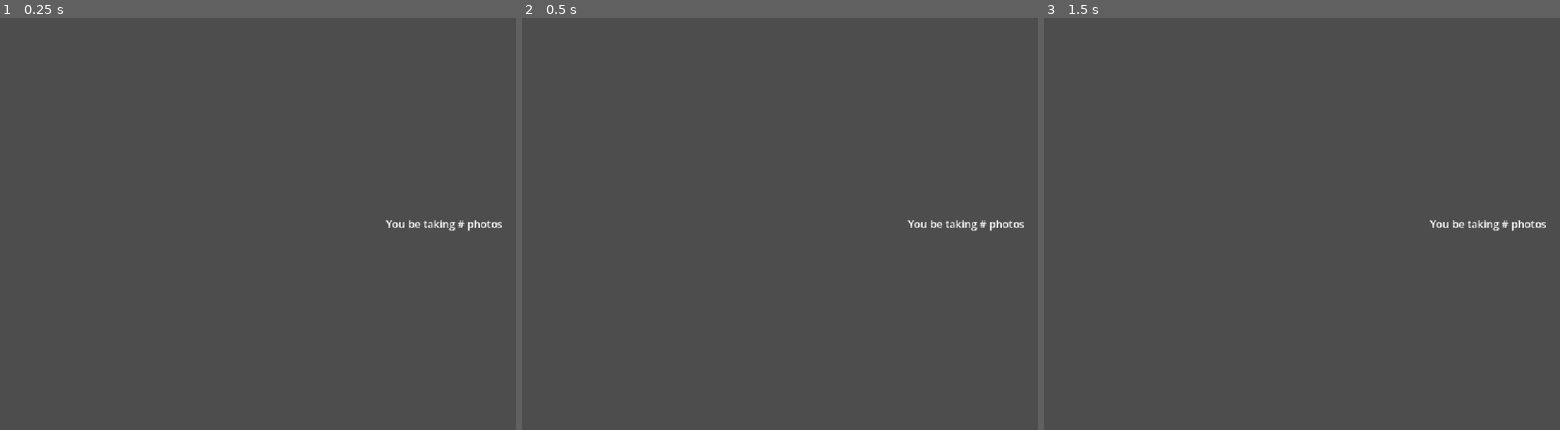
Above: before the commit, frames 1-3 (left to right).
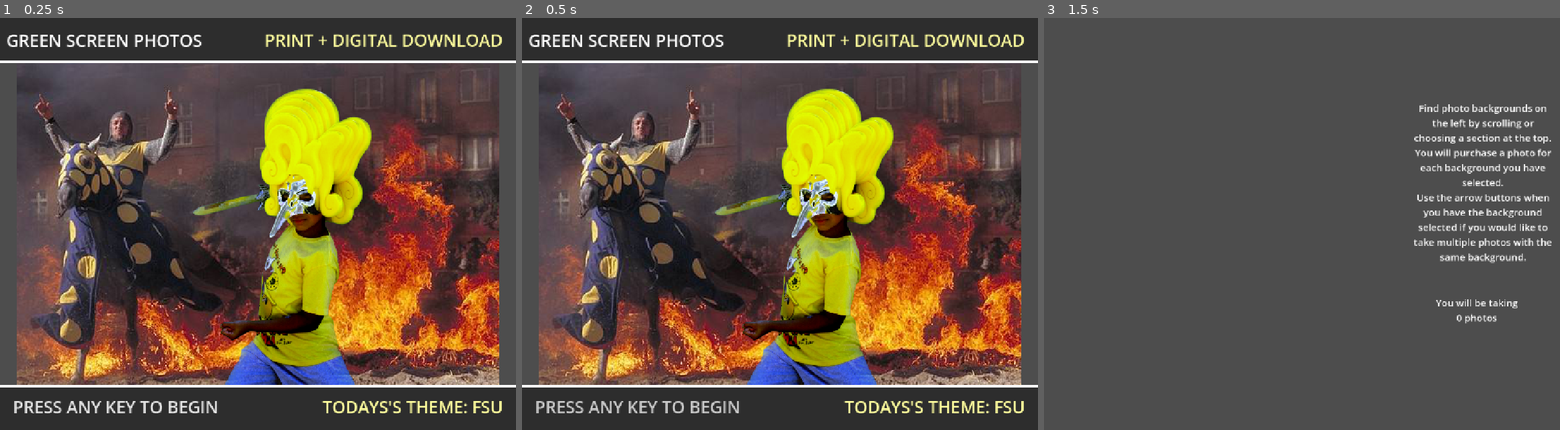
Above: after the commit, the same moments.

Repository: shaneriob-bit/kiosk-client
Game: Godot game, scene res://_scenes/main.tscn
Same seed, same stepped clock (60 frames per second), same inputs: the game is played once before the commit and once after it.
Inputs:
- Up to frame 1 (0.25 s): no input
- Up to frame 2 (0.5 s): no input
- Up to frame 3 (1.5 s): tap Enter at 0.5 s; tap Space at 1.25 s

The runs differ from the first frame. In frame 1, 74% of the frame differs, in the area x 0-100%, y 0-100%; in frame 2, 74%; in frame 3, 2.6%.

Commit message:
background info

Diff:
--- a/_scenes/main.tscn
+++ b/_scenes/main.tscn
@@ -5,19 +5,15 @@
 [ext_resource type="Script" uid="uid://2oa8muujgfit" path="res://_scripts/image_scroller.gd" id="1_x6rnu"]
 [ext_resource type="Texture2D" uid="uid://ckql0oco1bm7r" path="res://p17.png" id="2_3q5j6"]
 [ext_resource type="PackedScene" uid="uid://d3tonfewmlbtx" path="res://_scenes/order_screen.tscn" id="4_lavtb"]
-[ext_resource type="Script" uid="uid://ctbv8h2747qo4" path="res://_scripts/order_screen.gd" id="6_ce27d"]
 
 [node name="Main" type="Node2D" unique_id=1640866435]
 
 [node name="HomeScreen" type="Node2D" parent="." unique_id=787528761 groups=["GroupListener"]]
-visible = false
 script = ExtResource("1_6bnj4")
 
 [node name="HomeUILayer" type="CanvasLayer" parent="HomeScreen" unique_id=1790018359]
-visible = false
 
 [node name="HomeUI" parent="HomeScreen/HomeUILayer" unique_id=2144548917 instance=ExtResource("1_3q5j6")]
-visible = false
 
 [node name="ImageScroller" type="Node2D" parent="HomeScreen" unique_id=1031963934]
 script = ExtResource("1_x6rnu")
@@ -27,8 +23,8 @@
 texture = ExtResource("2_3q5j6")
 
 [node name="OrderScreenLayer" type="CanvasLayer" parent="." unique_id=478058512]
+visible = false
 
 [node name="OrderScreen" parent="OrderScreenLayer" unique_id=1574650878 groups=["GroupListener"] instance=ExtResource("4_lavtb")]
 size_flags_horizontal = 4
 size_flags_vertical = 4
-script = ExtResource("6_ce27d")
--- a/_scenes/order_screen.tscn
+++ b/_scenes/order_screen.tscn
@@ -1,5 +1,6 @@
 [gd_scene format=3 uid="uid://d3tonfewmlbtx"]
 
+[ext_resource type="Script" uid="uid://ctbv8h2747qo4" path="res://_scripts/order_screen.gd" id="1_6xnw5"]
 [ext_resource type="Script" uid="uid://dw6tc6k2spww6" path="res://_scripts/background_selection.gd" id="1_cjxwk"]
 [ext_resource type="Script" uid="uid://3dryyos2k6uf" path="res://_scripts/tab_bar.gd" id="1_s2mde"]
 
@@ -12,23 +13,50 @@
 grow_vertical = 2
 size_flags_horizontal = 3
 size_flags_vertical = 3
+script = ExtResource("1_6xnw5")
 
-[node name="Label" type="Label" parent="." unique_id=1650628495]
+[node name="Information" type="Label" parent="." unique_id=1650628495]
+custom_maximum_size = Vector2(356, -1)
 layout_mode = 1
 anchors_preset = 6
 anchor_left = 1.0
 anchor_top = 0.5
 anchor_right = 1.0
 anchor_bottom = 0.5
-offset_left = -356.0
-offset_top = -72.5
-offset_bottom = 72.5
+offset_left = -369.0
+offset_top = -305.0
+offset_right = -13.0
+offset_bottom = 99.0
 grow_horizontal = 0
 grow_vertical = 2
-theme_override_font_sizes/font_size = 26
-text = "You be taking # photos"
+theme_override_font_sizes/font_size = 24
+text = "Find photo backgrounds on the left by scrolling or choosing a section at the top.
+You will purchase a photo for each background you have selected.
+Use the arrow buttons when you have the background selected if you would like to take multiple photos with the same background."
 horizontal_alignment = 1
 vertical_alignment = 1
+autowrap_mode = 3
+
+[node name="PhotoCountLabel" type="Label" parent="." unique_id=261761]
+custom_maximum_size = Vector2(356, -1)
+layout_mode = 1
+anchors_preset = 6
+anchor_left = 1.0
+anchor_top = 0.5
+anchor_right = 1.0
+anchor_bottom = 0.5
+offset_left = -384.0
+offset_top = 197.0
+offset_right = -28.0
+offset_bottom = 231.0
+grow_horizontal = 0
+grow_vertical = 2
+theme_override_font_sizes/font_size = 24
+text = "You will be taking
+## photos"
+horizontal_alignment = 1
+vertical_alignment = 1
+autowrap_mode = 3
 
 [node name="BackgroundSelection" type="ScrollContainer" parent="." unique_id=1131618317]
 custom_minimum_size = Vector2(1280, 1024)
--- a/_scripts/background_button.gd
+++ b/_scripts/background_button.gd
@@ -6,6 +6,9 @@
 	$Panel.visible = toggled_on
 	if toggled_on == false:
 		count = 0
+		update_count_label()
+	else:
+		count = 1
 		update_count_label()
 
 func update_count_label():
@@ -16,6 +19,9 @@
 	update_count_label()
 
 func _on_down_button_pressed() -> void:
-	if count > 0:
+	if count > 1:
 		count -= 1
 		update_count_label()
+
+func get_count():
+	return count
--- a/_scripts/background_selection.gd
+++ b/_scripts/background_selection.gd
@@ -81,7 +81,7 @@
 	update_scroll_container_width()
 
 func _on_tab_bar_tab_changed(tab: int) -> void:
-	var tab_name = tab_bar.get_tab_title(tab)
+	var tab_name = tab_bar.get_tab_metadata(tab)
 	var label_node = $VBoxContainer.get_node(tab_name)
 	self.scroll_vertical = label_node.position.y
 
--- a/_scripts/order_screen.gd
+++ b/_scripts/order_screen.gd
@@ -3,5 +3,30 @@
 func _state_changed(state):
 	if state != StateManager.ProgramStates.HOME:
 		self.visible = true
+		get_parent().visible = true
 	else:
 		self.visible = false
+		get_parent().visible = true
+
+	update_count_label()
+
+func update_count_label():
+	var total_count = 0
+
+	var texture_buttons = []
+
+	for child in $BackgroundSelection/VBoxContainer.get_children():
+		if child is GridContainer:
+			for button in child.get_children():
+				if button is TextureButton:
+					texture_buttons.append(button)
+
+	for texture_button in texture_buttons:
+		total_count += texture_button.get_count()
+
+	$PhotoCountLabel.text = "You will be taking\n" + str(total_count) + " photos"
+
+func _input(_event: InputEvent) -> void:
+	# this is a massive waste of CPU cycles but we are in a rush here
+	if visible and get_parent().visible:
+		update_count_label()
--- a/_scripts/state_manager.gd
+++ b/_scripts/state_manager.gd
@@ -22,7 +22,11 @@
 	change_state(ProgramStates.HOME)
 
 func change_state(state):
-	get_tree().call_group("GroupListener", "_state_changed", state)
+	if state == ProgramStates.HOME:
+		# reset EVERYTHING
+		get_tree().reload_current_scene()
+	else:
+		get_tree().call_group("GroupListener", "_state_changed", state)
 
 func _input(_event: InputEvent) -> void:
 	# reset the timer
--- a/_scripts/tab_bar.gd
+++ b/_scripts/tab_bar.gd
@@ -48,7 +48,7 @@
 		if section_name in section_names:
 			add_tab(section_name)
 
-	# (Optional fail-safe) Add any background directories that exist but weren't listed in the JSON config
+	# Add any background directories that exist but weren't listed in the JSON config
 	for section_name in section_names:
 		if not section_name in ordered_names:
 			add_tab(section_name)
@@ -57,6 +57,7 @@
 	var longest_string_length = 0
 	for i in tab_count:
 		var tab_text = get_tab_title(i)
+		set_tab_metadata(i, tab_text)
 		if tab_text.length() > longest_string_length:
 			longest_string_length = tab_text.length()
 
